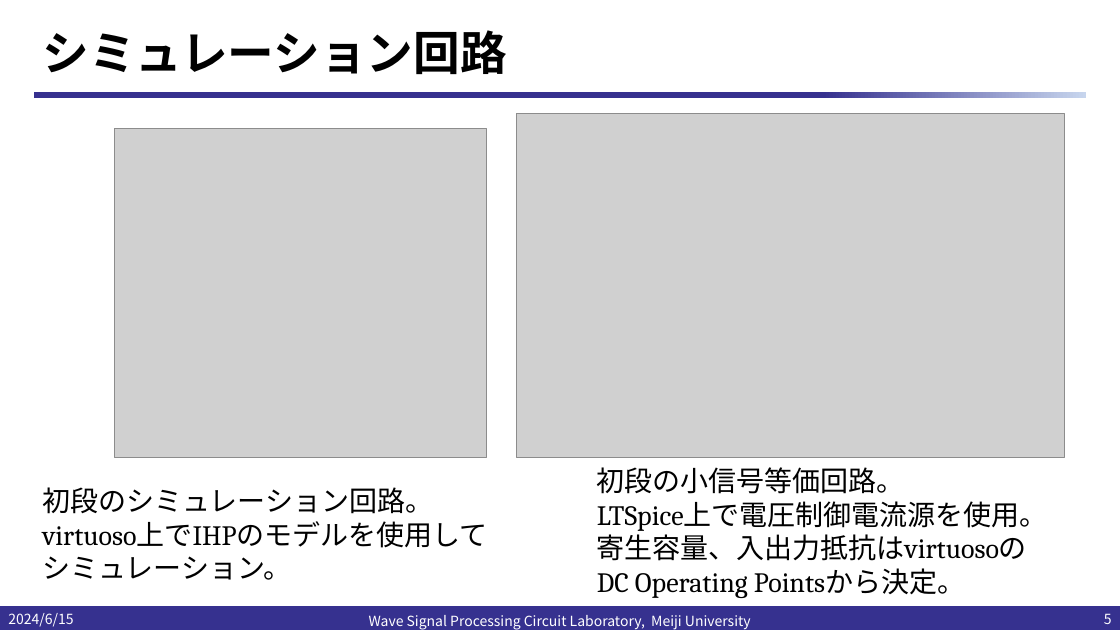
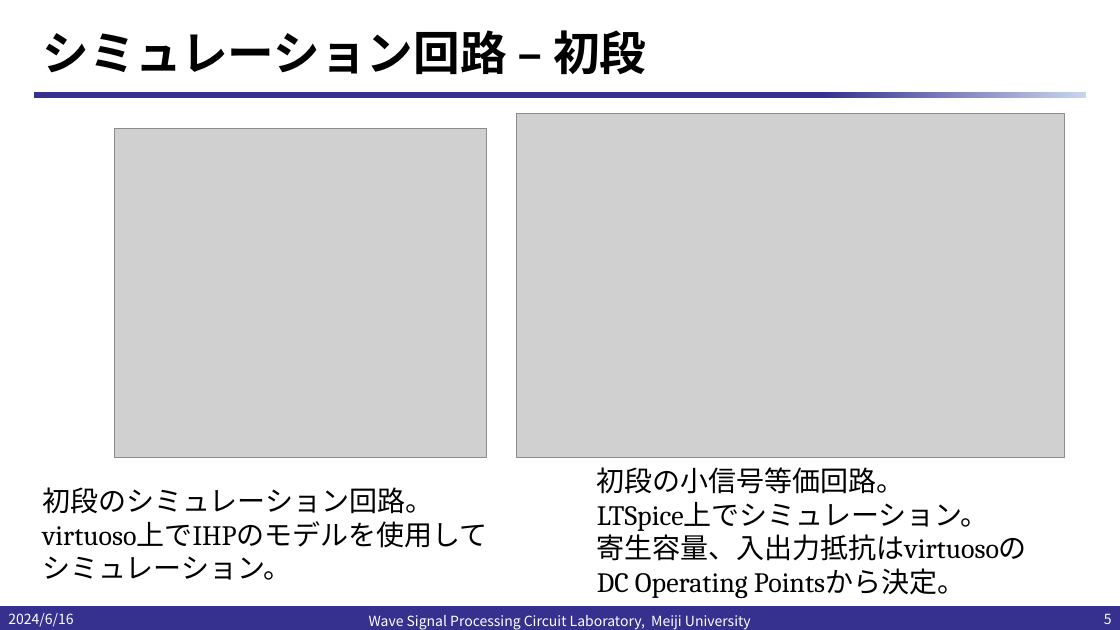
Before and after one commit to kjm-desktop10400/reserch, a slide deck: slide 5 of IHP_2024/20240620/TIAの小信号等価回路による.pptx. Drawn at 1120x630 pixels with LibreOffice and Linux fonts; fonts in the diff are those of the drawing; grey boxes stand for pictures; background and template pictures are left out. Boxes give left, top, right and bottom in pixels: in the first picture for what was removed or moved away, otherwise in the second. Text is boxed around its words. In the diff, an @@ line names an element or a change of style, - is before the commit and + after.

```diff
--- a/IHP_2024/20240620/TIAの小信号等価回路による.pptx
+++ b/IHP_2024/20240620/TIAの小信号等価回路による.pptx
@@ title at [42, 30, 646, 75]: text changed @@
-シミュレーション回路
+シミュレーション回路 – 初段
@@ text at [597, 502, 989, 531]: text changed @@
-LTSpice上で電圧制御電流源を使用。
+LTSpice上でシミュレーション。
@@ text at [8, 613, 73, 627]: text changed @@
-2024/6/15
+2024/6/16
```
Also in this commit, not shown: 4 other slides changed, 6 slides added, 25 other files.
